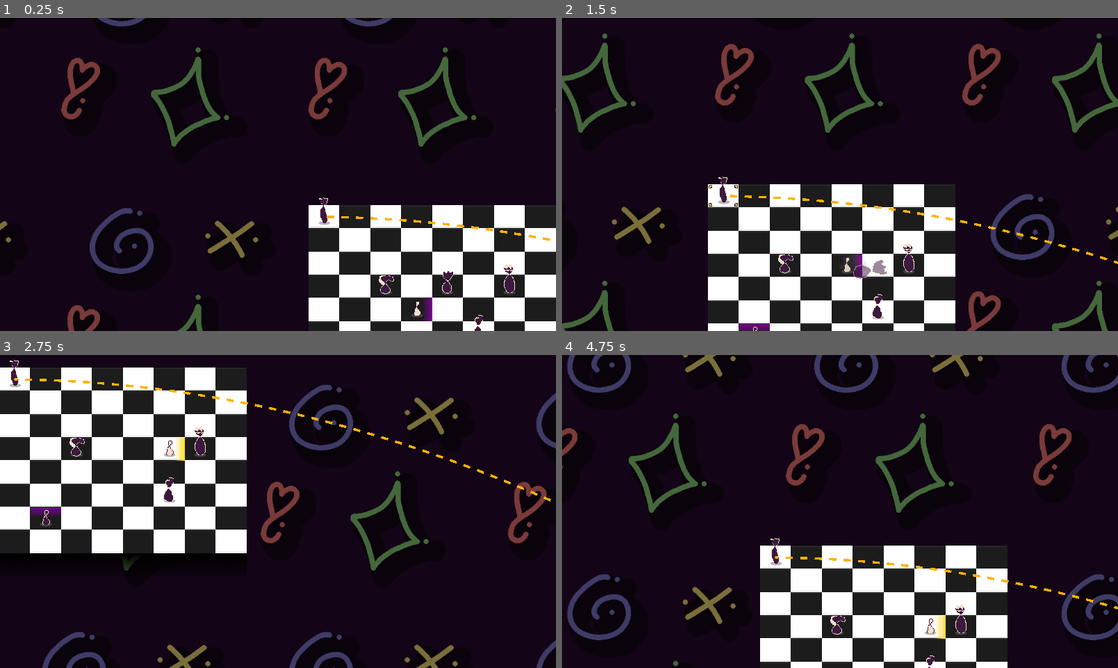
Above: before the commit, frames 1-4 (two rows, left to right).
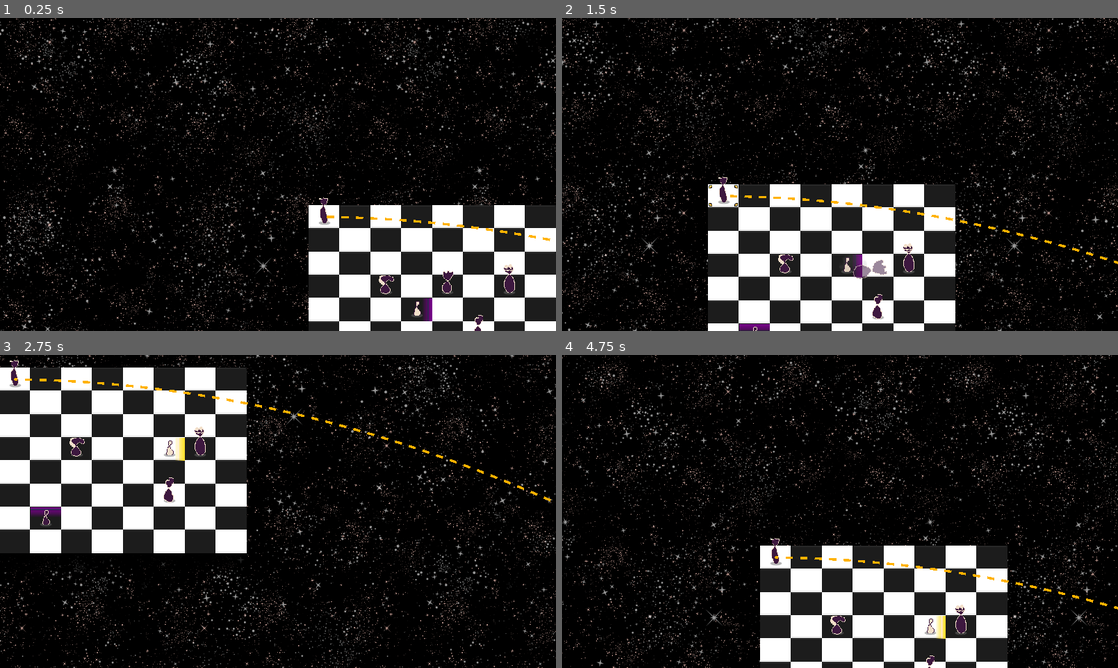
Above: after the commit, the same moments.

Repository: IAmNotIsaac/gwj-73
Game: Godot game, scene res://scenes/world.tscn
Two runs of this game, one before a commit and one after it. Both use one fixed random seed, a clock stepped at 60 frames per second and the inputs below.
Inputs (mouse positions are in pixels of both pictures, inside the frame that each line leads up to):
- Up to frame 1 (0.25 s): no input
- Up to frame 2 (1.5 s): tap Enter (ui_accept) at 0.5, 0.77 s; move the mouse to (873, 205) at 0.52 s; hold D (move_right) 0.53-1.28 s; click (873, 205) at 0.67 s; move the mouse to (728, 190) at 1.27 s; hold S (move_down) from 1.28 s (still down)
- Up to frame 3 (2.75 s): tap Enter (ui_accept) at 1.52 s; move the mouse to (333, 442) at 2.02 s; release S (move_down) at 2.03 s; hold D (move_right) from 2.03 s (still down)
- Up to frame 4 (4.75 s): move the mouse to (812, 574) at 2.77 s; release D (move_right) at 2.78 s; hold W (move_up) 2.78-3.53 s; click (812, 574) at 2.92 s; tap Enter (ui_accept) at 3.02, 3.77, 4.52 s; move the mouse to (1112, 520) at 3.52 s; hold A (move_left) from 3.53 s (still down); click (1112, 520) at 3.67 s; move the mouse to (673, 464) at 4.27 s

The runs differ from the first frame. In frame 1, 8.8% of the frame differs, in the area x 0-100%, y 0-100%; in frame 2, 9.5%; in frame 3, 8.1%; in frame 4, 10%.

Commit message:
add beautiful starry background

Diff:
--- a/scenes/world.tscn
+++ b/scenes/world.tscn
@@ -84,6 +84,6 @@
 size = Vector2i(4, 8)
 
 [node name="Piece8" parent="." node_paths=PackedStringArray("board") instance=ExtResource("1_k4efd")]
-position = Vector2(938, 324)
+position = Vector2(1469, 240)
 grid_position = Vector2i(2, 1)
 board = NodePath("../Board2")
--- a/singletons/background.tscn
+++ b/singletons/background.tscn
@@ -1,14 +1,16 @@
-[gd_scene load_steps=5 format=3 uid="uid://cgut83635k6rj"]
+[gd_scene load_steps=6 format=3 uid="uid://cgut83635k6rj"]
 
 [ext_resource type="Script" path="res://singletons/background.gd" id="1_3chxd"]
 [ext_resource type="Texture2D" uid="uid://dt51bfep5unc6" path="res://assets/textures/backgrounds/background_shapes_0.png" id="1_i6wgu"]
 [ext_resource type="Texture2D" uid="uid://bpnf58sr04402" path="res://assets/textures/backgrounds/background_shapes_1.png" id="2_elsta"]
 [ext_resource type="Texture2D" uid="uid://6ptf0vn7cr0q" path="res://assets/textures/backgrounds/background_shapes_2.png" id="3_pbrwm"]
+[ext_resource type="Texture2D" uid="uid://d0pkyxnwtl3la" path="res://assets/textures/backgrounds/starry_space_pattern.png" id="5_nba2r"]
 
 [node name="Background" type="Node2D"]
 script = ExtResource("1_3chxd")
 
 [node name="Shapes" type="Node2D" parent="."]
+visible = false
 modulate = Color(0.577008, 0.577008, 0.577008, 1)
 
 [node name="2" type="Parallax2D" parent="Shapes"]
@@ -38,3 +40,36 @@
 [node name="Sprite2D" type="Sprite2D" parent="Shapes/0"]
 texture = ExtResource("1_i6wgu")
 centered = false
+
+[node name="Space" type="Node2D" parent="."]
+
+[node name="Darkness" type="Parallax2D" parent="Space"]
+repeat_size = Vector2(512, 512)
+repeat_times = 5
+
+[node name="ColorRect" type="ColorRect" parent="Space/Darkness"]
+offset_right = 512.0
+offset_bottom = 512.0
+color = Color(0, 0, 0, 1)
+
+[node name="StarsDim" type="Parallax2D" parent="Space"]
+scroll_scale = Vector2(0.7, 0.7)
+scroll_offset = Vector2(500, 500)
+repeat_size = Vector2(378, 378)
+autoscroll = Vector2(5, 5)
+repeat_times = 10
+
+[node name="Sprite2D" type="Sprite2D" parent="Space/StarsDim"]
+modulate = Color(0.734854, 0.586391, 0.553312, 1)
+scale = Vector2(0.5, 0.5)
+texture = ExtResource("5_nba2r")
+
+[node name="Stars" type="Parallax2D" parent="Space"]
+modulate = Color(1, 1, 1, 0.603922)
+scroll_scale = Vector2(1.1, 1.1)
+repeat_size = Vector2(756, 756)
+autoscroll = Vector2(5, 5)
+repeat_times = 5
+
+[node name="Sprite2D" type="Sprite2D" parent="Space/Stars"]
+texture = ExtResource("5_nba2r")
Binary file added: assets/textures/backgrounds/starry_space_pattern.png
Not shown, added: assets/textures/backgrounds/starry_space_pattern.png.import
